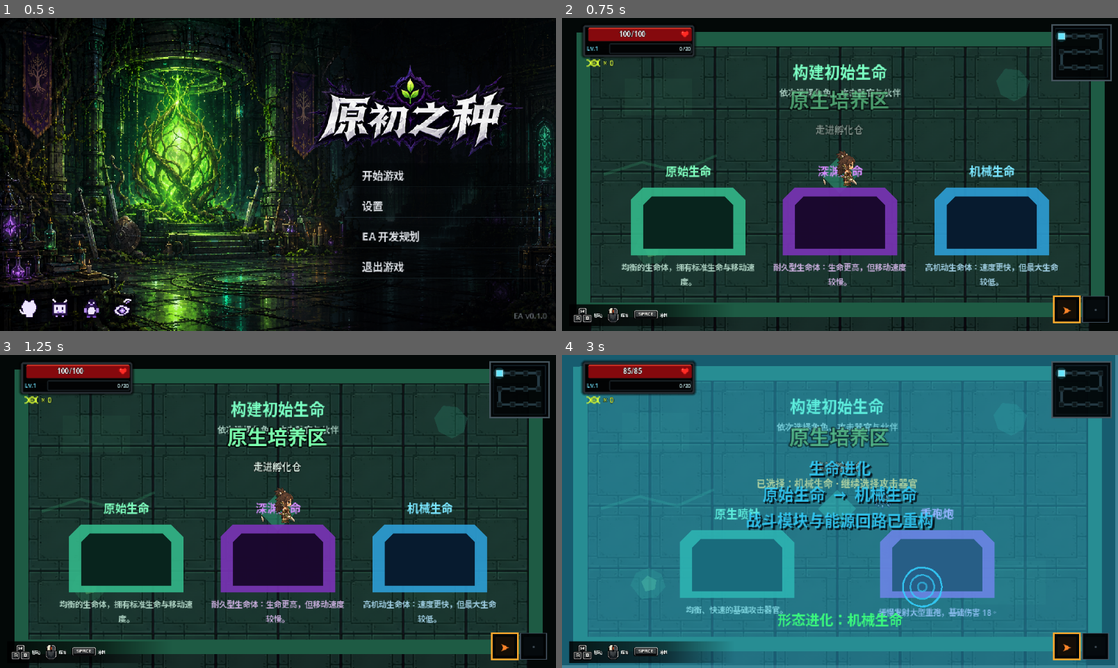
Above: before the commit, frames 1-4 (two rows, left to right).
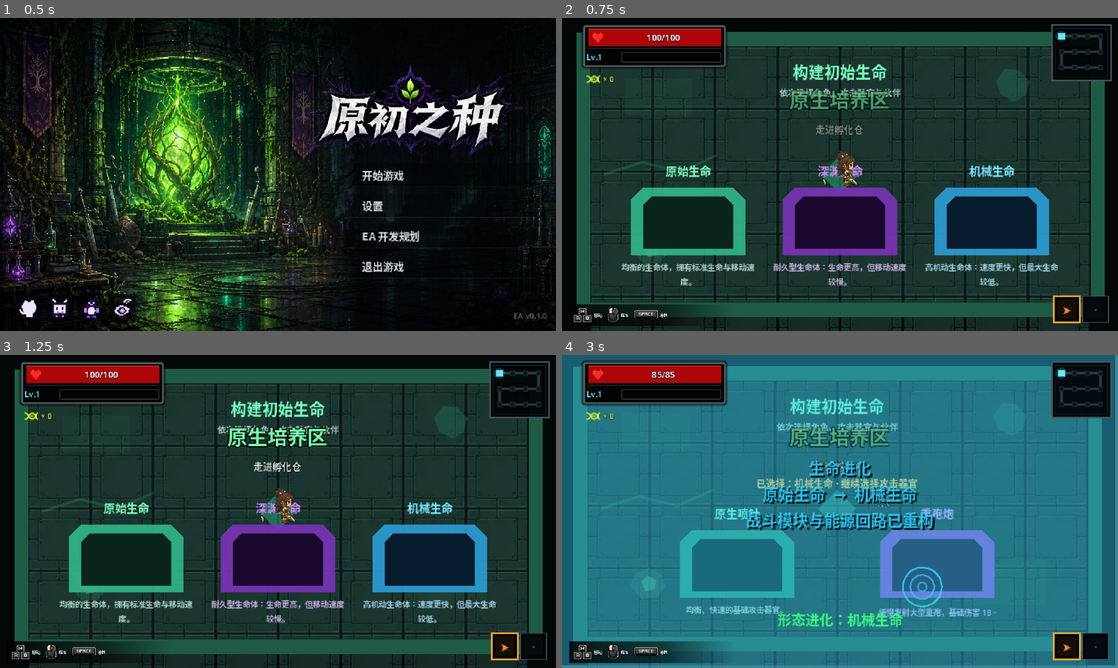
Above: after the commit, the same moments.

Repository: LIJUNCAN1/-Roguelike
Game: Godot game, scene res://scenes/ui/title_screen.tscn
Two runs of this game, one before a commit and one after it. Both use one fixed random seed, a clock stepped at 60 frames per second and the inputs below. Video files are missing from this copy of the repository; at most half a second of black plays in their place.
Inputs (mouse positions are in pixels of both pictures, inside the frame that each line leads up to):
- Up to frame 1 (0.5 s): no input
- Up to frame 2 (0.75 s): click "开始游戏" at 0.5 s
- Up to frame 3 (1.25 s): no input
- Up to frame 4 (3 s): tap Enter at 1.25 s; move the mouse to (962, 495) at 1.27 s; press the mouse at (962, 495) at 1.28 s; hold D (move_right) 1.28-2.03 s; move the mouse to (728, 527) at 2.02 s; release the mouse at (728, 527) at 2.03 s; hold S (move_down) 2.03-2.78 s; tap P (damage_test_player) at 2.1 s; move the mouse to (895, 442) at 2.77 s; hold D (move_right) from 2.78 s (still down); tap Space (dash) at 2.85 s

Frame 1 is identical in both runs. In frame 2, 2.9% of the frame differs, in the area x 3-30%, y 2-21%; in frame 3, 2.9%; in frame 4, 3.3%, in the area x 3-30%, y 1-21%.

Commit message:
refine health and experience HUD

Diff:
--- a/scenes/main/main.tscn
+++ b/scenes/main/main.tscn
@@ -51,42 +51,42 @@
 corner_radius_bottom_left = 3
 
 [sub_resource type="StyleBoxFlat" id="StyleBoxFlat_vital_empty"]
-bg_color = Color(0.008, 0.012, 0.016, 1)
+bg_color = Color(0.004, 0.007, 0.011, 1)
 border_width_left = 1
 border_width_top = 1
 border_width_right = 1
 border_width_bottom = 1
-border_color = Color(0.12, 0.16, 0.18, 1)
+border_color = Color(0.17, 0.21, 0.24, 1)
 corner_radius_top_left = 1
 corner_radius_top_right = 1
 corner_radius_bottom_right = 1
 corner_radius_bottom_left = 1
 
 [sub_resource type="StyleBoxFlat" id="StyleBoxFlat_health_fill"]
-bg_color = Color(0.52, 0.035, 0.05, 1)
+bg_color = Color(0.68, 0.025, 0.035, 1)
 border_width_top = 1
-border_color = Color(1, 0.25, 0.18, 0.9)
+border_color = Color(1, 0.31, 0.19, 1)
 corner_radius_top_left = 1
 corner_radius_top_right = 1
 corner_radius_bottom_right = 1
 corner_radius_bottom_left = 1
 
 [sub_resource type="StyleBoxFlat" id="StyleBoxFlat_experience_fill"]
-bg_color = Color(0.08, 0.38, 0.4, 1)
+bg_color = Color(0.02, 0.55, 0.56, 1)
 border_width_top = 1
-border_color = Color(0.35, 1, 0.96, 0.9)
+border_color = Color(0.32, 1, 0.94, 1)
 corner_radius_top_left = 1
 corner_radius_top_right = 1
 corner_radius_bottom_right = 1
 corner_radius_bottom_left = 1
 
 [sub_resource type="StyleBoxFlat" id="StyleBoxFlat_vital_frame"]
-bg_color = Color(0.006, 0.009, 0.012, 0.96)
+bg_color = Color(0.004, 0.007, 0.011, 0.97)
 border_width_left = 2
 border_width_top = 2
 border_width_right = 2
 border_width_bottom = 2
-border_color = Color(0.16, 0.19, 0.21, 1)
+border_color = Color(0.34, 0.38, 0.41, 1)
 corner_radius_top_left = 2
 corner_radius_top_right = 2
 corner_radius_bottom_right = 2
@@ -220,8 +220,8 @@
 anchors_preset = 0
 offset_left = 24.0
 offset_top = 8.0
-offset_right = 152.0
-offset_bottom = 58.0
+offset_right = 188.0
+offset_bottom = 76.0
 mouse_filter = 2
 script = ExtResource("32_pixel_vitals")
 health_component_path = NodePath("../../World/Player/HealthComponent")
@@ -234,16 +234,16 @@
 
 [node name="Frame" type="Panel" parent="Interface/PlayerVitals"]
 layout_mode = 0
-offset_right = 128.0
-offset_bottom = 36.0
+offset_right = 164.0
+offset_bottom = 48.0
 theme_override_styles/panel = SubResource("StyleBoxFlat_vital_frame")
 
 [node name="HealthBar" type="ProgressBar" parent="Interface/PlayerVitals/Frame"]
 layout_mode = 0
 offset_left = 6.0
-offset_top = 3.0
-offset_right = 125.0
-offset_bottom = 18.0
+offset_top = 4.0
+offset_right = 159.0
+offset_bottom = 24.0
 mouse_filter = 2
 theme_override_styles/background = SubResource("StyleBoxFlat_vital_empty")
 theme_override_styles/fill = SubResource("StyleBoxFlat_health_fill")
@@ -252,10 +252,10 @@
 
 [node name="ExperienceBar" type="ProgressBar" parent="Interface/PlayerVitals/Frame"]
 layout_mode = 0
-offset_left = 30.0
-offset_top = 21.0
-offset_right = 125.0
-offset_bottom = 33.0
+offset_left = 44.0
+offset_top = 31.0
+offset_right = 159.0
+offset_bottom = 43.0
 mouse_filter = 2
 theme_override_styles/background = SubResource("StyleBoxFlat_vital_empty")
 theme_override_styles/fill = SubResource("StyleBoxFlat_experience_fill")
@@ -263,61 +263,71 @@
 
 [node name="HealthText" type="Label" parent="Interface/PlayerVitals/Frame"]
 layout_mode = 0
-offset_left = 4.0
-offset_top = 2.0
-offset_right = 110.0
-offset_bottom = 19.0
+offset_left = 28.0
+offset_top = 4.0
+offset_right = 157.0
+offset_bottom = 24.0
 theme_override_colors/font_color = Color(1, 1, 1, 1)
 theme_override_colors/font_outline_color = Color(0.02, 0.02, 0.03, 1)
 theme_override_constants/outline_size = 2
-theme_override_font_sizes/font_size = 8
+theme_override_font_sizes/font_size = 10
 text = "100/100"
 horizontal_alignment = 1
 vertical_alignment = 1
 
 [node name="HeartIcon" type="TextureRect" parent="Interface/PlayerVitals/Frame"]
 layout_mode = 0
-offset_left = 112.0
-offset_top = 6.0
-offset_right = 122.0
-offset_bottom = 15.0
-mouse_filter = 2
+offset_left = 9.0
+offset_top = 7.0
+offset_right = 25.0
+offset_bottom = 21.0
+mouse_filter = 2
+texture_filter = 1
 texture = ExtResource("33_pixel_heart")
 expand_mode = 1
 stretch_mode = 5
 
+[node name="Divider" type="ColorRect" parent="Interface/PlayerVitals/Frame"]
+layout_mode = 0
+offset_left = 5.0
+offset_top = 26.0
+offset_right = 159.0
+offset_bottom = 27.0
+mouse_filter = 2
+color = Color(0.25, 0.29, 0.31, 0.72)
+
 [node name="LevelText" type="Label" parent="Interface/PlayerVitals/Frame"]
 layout_mode = 0
 offset_left = 4.0
-offset_top = 19.0
-offset_right = 29.0
-offset_bottom = 35.0
+offset_top = 28.0
+offset_right = 42.0
+offset_bottom = 46.0
 theme_override_colors/font_color = Color(0.45, 0.9, 1, 1)
 theme_override_colors/font_outline_color = Color(0.01, 0.035, 0.045, 1)
 theme_override_constants/outline_size = 2
-theme_override_font_sizes/font_size = 7
+theme_override_font_sizes/font_size = 9
 text = "Lv.1"
 vertical_alignment = 1
 
 [node name="ExperienceText" type="Label" parent="Interface/PlayerVitals/Frame"]
-layout_mode = 0
-offset_left = 30.0
-offset_top = 20.0
-offset_right = 124.0
-offset_bottom = 34.0
+visible = false
+layout_mode = 0
+offset_left = 44.0
+offset_top = 30.0
+offset_right = 158.0
+offset_bottom = 44.0
 theme_override_colors/font_color = Color(0.84, 1, 1, 0.9)
 theme_override_colors/font_outline_color = Color(0.02, 0.02, 0.03, 1)
 theme_override_constants/outline_size = 1
 theme_override_font_sizes/font_size = 6
-text = "0/20"
 horizontal_alignment = 2
 vertical_alignment = 1
 
 [node name="EssenceRow" type="Control" parent="Interface/PlayerVitals"]
 layout_mode = 0
-offset_top = 38.0
-offset_right = 128.0
-offset_bottom = 50.0
+offset_top = 56.0
+offset_right = 164.0
+offset_bottom = 68.0
 
 [node name="Icon" type="TextureRect" parent="Interface/PlayerVitals/EssenceRow"]
 layout_mode = 0
--- a/scripts/ui/pixel_vitals_presenter.gd
+++ b/scripts/ui/pixel_vitals_presenter.gd
@@ -10,10 +10,10 @@
 @export_node_path("Label") var level_text_path: NodePath
 
 @export_group("Adaptive Colors")
-@export var health_full_color := Color(0.52, 0.035, 0.05, 1.0)
-@export var health_low_color := Color(1.0, 0.18, 0.12, 1.0)
-@export var experience_full_color := Color(0.08, 0.38, 0.4, 1.0)
-@export var experience_low_color := Color(0.22, 1.0, 0.95, 1.0)
+@export var health_full_color := Color(0.68, 0.025, 0.035, 1.0)
+@export var health_low_color := Color(1.0, 0.18, 0.1, 1.0)
+@export var experience_full_color := Color(0.08, 0.78, 0.72, 1.0)
+@export var experience_low_color := Color(0.02, 0.3, 0.32, 1.0)
 
 @onready var health_component: HealthComponent = get_node(
 	health_component_path
@@ -97,4 +97,4 @@
 		experience_ratio
 	)
 	level_text.text = "Lv.%d" % level
-	experience_text.text = "%d/%d" % [current, required]
+	experience_text.text = ""
--- a/tests/hud_tutorial_smoke_test.gd
+++ b/tests/hud_tutorial_smoke_test.gd
@@ -55,7 +55,8 @@
 		or not is_equal_approx(health_bar.value, 100.0)
 		or not is_equal_approx(experience_bar.value, 0.0)
 		or health_text.text != "100/100"
-		or experience_text.text != "0/20"
+		or experience_text.text != ""
+		or experience_text.visible
 		or minimap.size != Vector2(68.0, 64.0)
 		or minimap.room_manager.current_room_index != 0
 		or weapon_slots.active_slot != 0
--- a/tests/pixel_vitals_smoke_test.gd
+++ b/tests/pixel_vitals_smoke_test.gd
@@ -45,16 +45,19 @@
 	if (
 		vitals.health_text.text != "63/100"
 		or not is_equal_approx(vitals.health_bar.value, 63.0)
-		or vitals.experience_text.text != "9/20"
+		or vitals.experience_text.text != ""
+		or vitals.experience_text.visible
 		or not is_equal_approx(vitals.experience_bar.value, 9.0)
-		or vitals.size != Vector2(128.0, 50.0)
+		or vitals.size != Vector2(164.0, 68.0)
 		or vitals.position != Vector2(24.0, 8.0)
 		or heart_icon.texture == null
+		or heart_icon.position.x >= vitals.health_text.position.x
+		or vitals.get_node("EssenceRow").position.y < 54.0
 		or level_text.text != "Lv.1"
 		or damaged_health_color.get_luminance()
 		<= full_health_color.get_luminance()
 		or gained_experience_color.get_luminance()
-		>= empty_experience_color.get_luminance()
+		<= empty_experience_color.get_luminance()
 	):
 		push_error("Pixel vitals did not match the reference behavior.")
 		quit(1)
